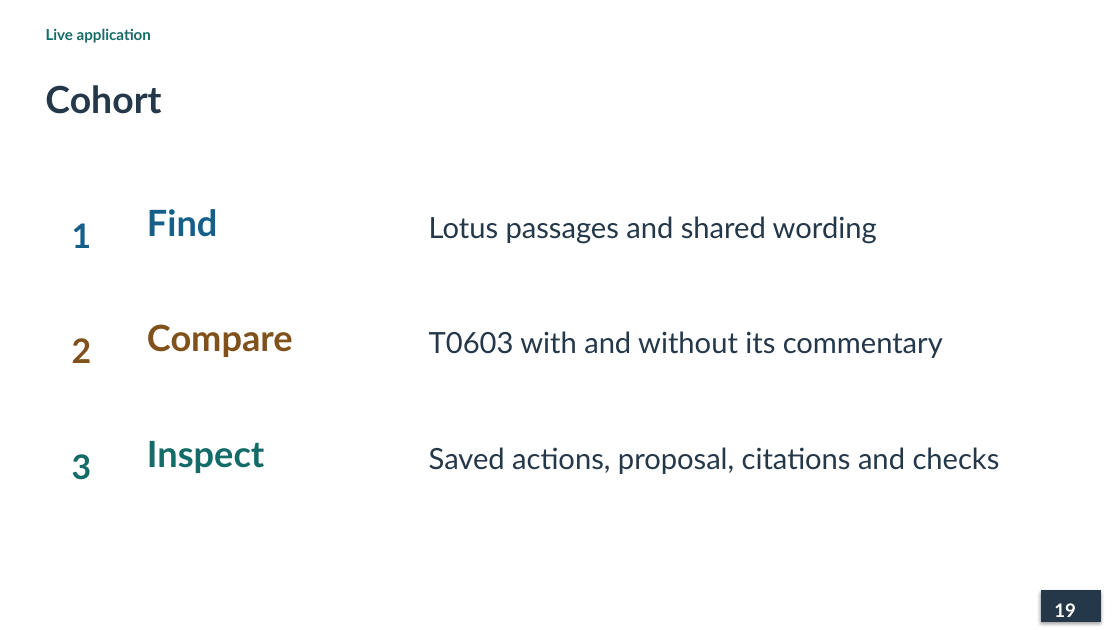
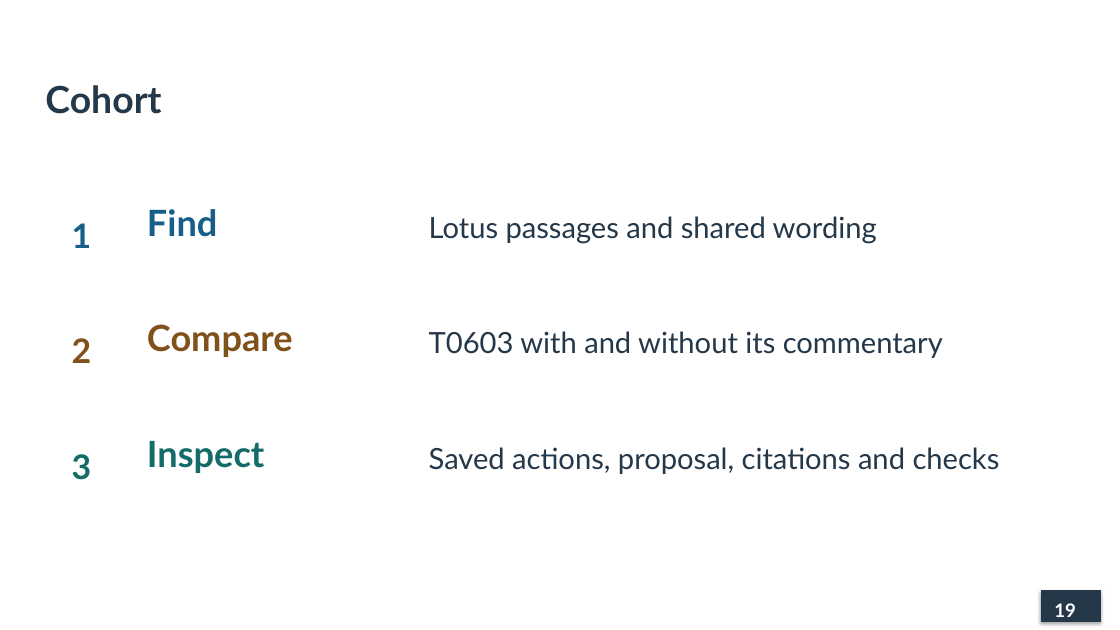
Before and after one commit to lopentu/cohort, a slide deck: slide 19 of docs/presentation/cohort-pnc-2026.pptx. Drawn at 1120x630 pixels with LibreOffice and Linux fonts; fonts in the diff are those of the drawing. Boxes give left, top, right and bottom in pixels: in the first picture for what was removed or moved away, otherwise in the second. Text is boxed around its words. In the diff, an @@ line names an element or a change of style, - is before the commit and + after.

```diff
--- a/docs/presentation/cohort-pnc-2026.pptx
+++ b/docs/presentation/cohort-pnc-2026.pptx
@@ text removed at [46,28,151,43] @@
-Live application
```
Also in this commit, not shown: 18 other slides changed, 2 other files.
